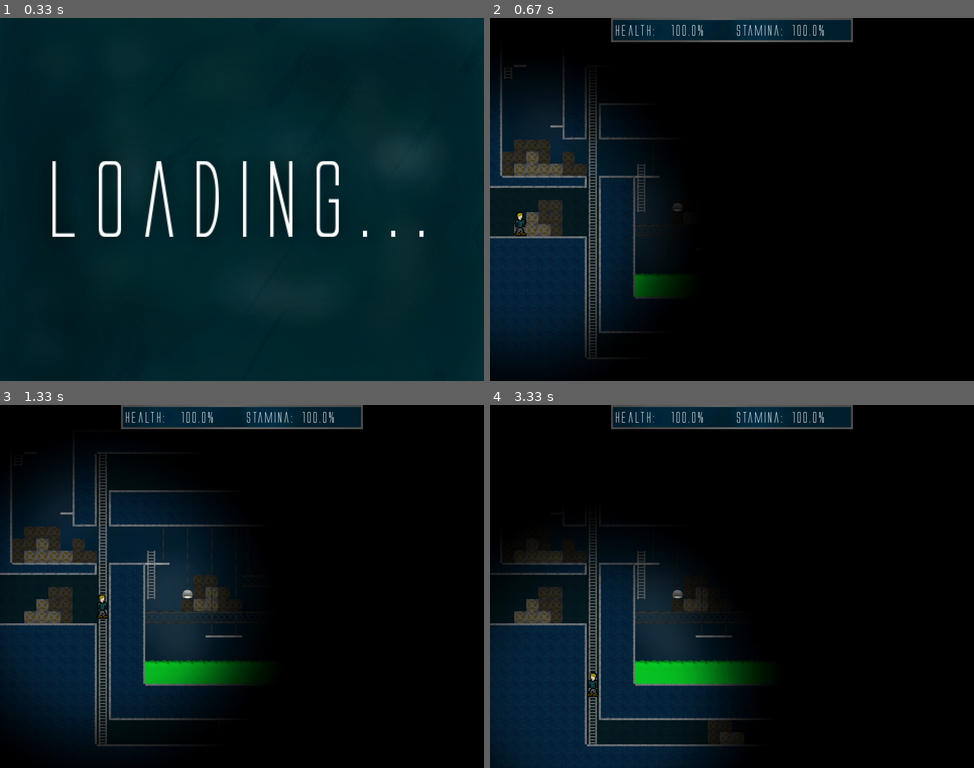
Above: before the commit, frames 1-4 (two rows, left to right).
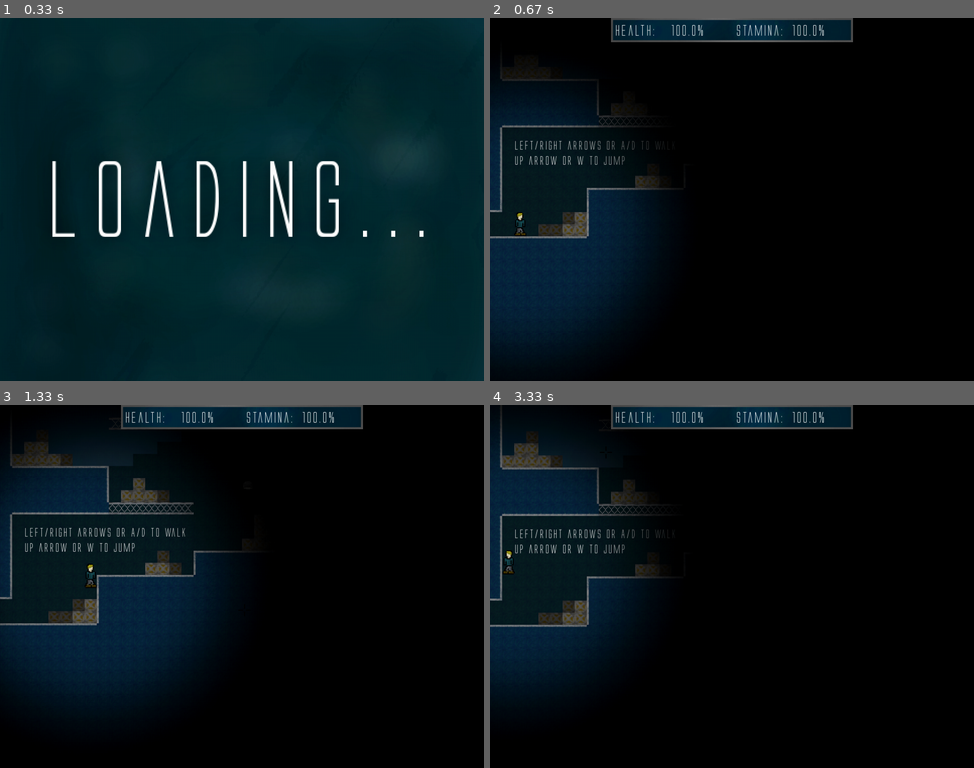
Above: after the commit, the same moments.

Repository: Sigton/stealth
Game: pygame game, started from source/main.py
The game is run twice, just before and just after one commit, with the same random seed, the same clock (stepped at 60 frames per second) and the same inputs.
Inputs (mouse positions are in pixels of both pictures, inside the frame that each line leads up to):
- Up to frame 1 (0.33 s): no input
- Up to frame 2 (0.67 s): click (732, 199) at 0.38 s
- Up to frame 3 (1.33 s): hold Right 0.67-1.13 s; move the mouse to (222, 601) at 0.7 s; hold Up from 1.17 s (still down); move the mouse to (242, 608) at 1.2 s
- Up to frame 4 (3.33 s): release Up at 1.47 s; hold Right 1.5-1.97 s; move the mouse to (780, 666) at 1.53 s; hold Left 2-2.53 s; move the mouse to (581, 669) at 2.03 s; hold Left 2.57-2.97 s; move the mouse to (911, 713) at 2.6 s; hold Up from 3 s (still down); move the mouse to (606, 452) at 3.03 s

Frame 1 is identical in both runs. In frame 2, 6.4% of the frame differs, in the area x 0-40%, y 14-94%; in frame 3, 12%; in frame 4, 26%, in the area x 0-56%, y 0-100%.

Commit message:
Fixed bug

Diff:
--- a/source/game.py
+++ b/source/game.py
@@ -44,25 +44,25 @@
         label.update_text("Loading Level 1...", 480, 500)
         label.draw(self.display)
         pygame.display.flip()
-        # self.level_list.append(level.Level01(self.player, True))
+        self.level_list.append(level.Level01(self.player, True))
 
         self.loading_screen.draw(self.display)
         label.update_text("Loading Level 2...", 480, 500)
         label.draw(self.display)
         pygame.display.flip()
-        # self.level_list.append(level.Level02(self.player, True))
+        self.level_list.append(level.Level02(self.player, True))
 
         self.loading_screen.draw(self.display)
         label.update_text("Loading Level 3...", 480, 500)
         label.draw(self.display)
         pygame.display.flip()
-        # self.level_list.append(level.Level03(self.player, True))
+        self.level_list.append(level.Level03(self.player, True))
 
         self.loading_screen.draw(self.display)
         label.update_text("Loading Level 4...", 480, 500)
         label.draw(self.display)
         pygame.display.flip()
-        # self.level_list.append(level.Level04(self.player, True))
+        self.level_list.append(level.Level04(self.player, True))
 
         self.loading_screen.draw(self.display)
         label.update_text("Loading Level 5...", 480, 500)
--- a/source/level.py
+++ b/source/level.py
@@ -379,16 +379,16 @@
         self.render(level_data)
 
         # Add the level text
-        text = text.LevelText("Left/right arrows or A/D to walk", 48, 960)
-        self.level_text.add(text)
-        text = text.LevelText("Up arrow or W to jump", 48, 990)
-        self.level_text.add(text)
-        text = text.LevelText("Don't fall!", 615, 600)
-        self.level_text.add(text)
-        text = text.LevelText("Nearly there...", 975, 600)
-        self.level_text.add(text)
-        text = text.LevelText("Down we go", 1750, 450)
-        self.level_text.add(text)
+        level_text = text.LevelText("Left/right arrows or A/D to walk", 48, 960)
+        self.level_text.add(level_text)
+        level_text = text.LevelText("Up arrow or W to jump", 48, 990)
+        self.level_text.add(level_text)
+        level_text = text.LevelText("Don't fall!", 615, 600)
+        self.level_text.add(level_text)
+        level_text = text.LevelText("Nearly there...", 975, 600)
+        self.level_text.add(level_text)
+        level_text = text.LevelText("Down we go", 1750, 450)
+        self.level_text.add(level_text)
 
         # Set start position
         self.start_x = 0
@@ -438,30 +438,30 @@
             door.set_keypad()
 
         # Add the level text
-        text = text.LevelText("Watch out for the acid!", 100, 1300)
-        self.level_text.add(text)
-        text = text.LevelText("Nice!", 850, 1150)
-        self.level_text.add(text)
-        text = text.LevelText("This is tricky,", 50, 860)
-        self.level_text.add(text)
-        text = text.LevelText("good luck!", 50, 885)
-        self.level_text.add(text)
-        text = text.LevelText("Almost there...", 100, 435)
-        self.level_text.add(text)
-        text = text.LevelText("Use space bar to hack the keypad.", 360, 50)
-        self.level_text.add(text)
-        text = text.LevelText("Once the keypad is hacked,", 360, 75)
-        self.level_text.add(text)
-        text = text.LevelText("the door will open.", 360, 100)
-        self.level_text.add(text)
-        text = text.LevelText("And again", 585, 270)
-        self.level_text.add(text)
-        text = text.LevelText("Jump!", 800, 370)
-        self.level_text.add(text)
-        text = text.LevelText("Congrats!", 1150, 700)
-        self.level_text.add(text)
-        text = text.LevelText("Choose your path", 1300, 625)
-        self.level_text.add(text)
+        level_text = text.LevelText("Watch out for the acid!", 100, 1300)
+        self.level_text.add(level_text)
+        level_text = text.LevelText("Nice!", 850, 1150)
+        self.level_text.add(level_text)
+        level_text = text.LevelText("This is tricky,", 50, 860)
+        self.level_text.add(level_text)
+        level_text = text.LevelText("good luck!", 50, 885)
+        self.level_text.add(level_text)
+        level_text = text.LevelText("Almost there...", 100, 435)
+        self.level_text.add(level_text)
+        level_text = text.LevelText("Use space bar to hack the keypad.", 360, 50)
+        self.level_text.add(level_text)
+        level_text = text.LevelText("Once the keypad is hacked,", 360, 75)
+        self.level_text.add(level_text)
+        level_text = text.LevelText("the door will open.", 360, 100)
+        self.level_text.add(level_text)
+        level_text = text.LevelText("And again", 585, 270)
+        self.level_text.add(level_text)
+        level_text = text.LevelText("Jump!", 800, 370)
+        self.level_text.add(level_text)
+        level_text = text.LevelText("Congrats!", 1150, 700)
+        self.level_text.add(level_text)
+        level_text = text.LevelText("Choose your path", 1300, 625)
+        self.level_text.add(level_text)
 
         # Set start position
         self.start_x = 0
@@ -504,42 +504,42 @@
             door.set_keypad()
 
         # Add the level text
-        text = text.LevelText("Watch out for the guards!", 110, 1075)
-        self.level_text.add(text)
-        text = text.LevelText("They're searching with torches,", 110, 1100)
-        self.level_text.add(text)
-        text = text.LevelText("Make sure they don't catch you!", 110, 1125)
-        self.level_text.add(text)
-        text = text.LevelText("Try to find a way to get past the guard.", 110, 1150)
-        self.level_text.add(text)
-        text = text.LevelText("Press the jump key", 700, 1300)
-        self.level_text.add(text)
-        text = text.LevelText("to climb ladders!", 700, 1325)
-        self.level_text.add(text)
-        text = text.LevelText("Here's another guard.", 500, 900)
-        self.level_text.add(text)
-        text = text.LevelText("Let go to slide down ladders.", 800, 800)
-        self.level_text.add(text)
-        text = text.LevelText("These are tricky jumps!", 1120, 1355)
-        self.level_text.add(text)
-        text = text.LevelText("Press your crouch key", 1635, 1060)
-        self.level_text.add(text)
-        text = text.LevelText("to slide through", 1635, 1085)
-        self.level_text.add(text)
-        text = text.LevelText("tight spaces.", 1635, 1110)
-        self.level_text.add(text)
-        text = text.LevelText("Jump onto", 1200, 875)
-        self.level_text.add(text)
-        text = text.LevelText("the ladders.", 1200, 900)
-        self.level_text.add(text)
-        text = text.LevelText("You can also crouch", 920, 350)
-        self.level_text.add(text)
-        text = text.LevelText("under torches!", 920, 375)
-        self.level_text.add(text)
-        text = text.LevelText("Good job!", 200, 200)
-        self.level_text.add(text)
-        text = text.LevelText("Watch out here...", 1275, 425)
-        self.level_text.add(text)
+        level_text = text.LevelText("Watch out for the guards!", 110, 1075)
+        self.level_text.add(level_text)
+        level_text = text.LevelText("They're searching with torches,", 110, 1100)
+        self.level_text.add(level_text)
+        level_text = text.LevelText("Make sure they don't catch you!", 110, 1125)
+        self.level_text.add(level_text)
+        level_text = text.LevelText("Try to find a way to get past the guard.", 110, 1150)
+        self.level_text.add(level_text)
+        level_text = text.LevelText("Press the jump key", 700, 1300)
+        self.level_text.add(level_text)
+        level_text = text.LevelText("to climb ladders!", 700, 1325)
+        self.level_text.add(level_text)
+        level_text = text.LevelText("Here's another guard.", 500, 900)
+        self.level_text.add(level_text)
+        level_text = text.LevelText("Let go to slide down ladders.", 800, 800)
+        self.level_text.add(level_text)
+        level_text = text.LevelText("These are tricky jumps!", 1120, 1355)
+        self.level_text.add(level_text)
+        level_text = text.LevelText("Press your crouch key", 1635, 1060)
+        self.level_text.add(level_text)
+        level_text = text.LevelText("to slide through", 1635, 1085)
+        self.level_text.add(level_text)
+        level_text = text.LevelText("tight spaces.", 1635, 1110)
+        self.level_text.add(level_text)
+        level_text = text.LevelText("Jump onto", 1200, 875)
+        self.level_text.add(level_text)
+        level_text = text.LevelText("the ladders.", 1200, 900)
+        self.level_text.add(level_text)
+        level_text = text.LevelText("You can also crouch", 920, 350)
+        self.level_text.add(level_text)
+        level_text = text.LevelText("under torches!", 920, 375)
+        self.level_text.add(level_text)
+        level_text = text.LevelText("Good job!", 200, 200)
+        self.level_text.add(level_text)
+        level_text = text.LevelText("Watch out here...", 1275, 425)
+        self.level_text.add(level_text)
 
         # Set start position
         self.start_x = 0
@@ -586,20 +586,20 @@
             door.set_keypad()
 
         # Add the level text
-        text = text.LevelText("Up we go!", 80, 1060)
-        self.level_text.add(text)
-        text = text.LevelText("Crawl through ventilation shafts", 144, 90)
-        self.level_text.add(text)
-        text = text.LevelText("Doors aren't", 664, 130)
-        self.level_text.add(text)
-        text = text.LevelText("always vertical", 664, 155)
-        self.level_text.add(text)
-        text = text.LevelText("Slide through here!", 588, 476)
-        self.level_text.add(text)
-        text = text.LevelText("You'll need to hang about on these ladders.", 1200, 1350)
-        self.level_text.add(text)
-        text = text.LevelText("Here's some complex jumps", 1500, 700)
-        self.level_text.add(text)
+        level_text = text.LevelText("Up we go!", 80, 1060)
+        self.level_text.add(level_text)
+        level_text = text.LevelText("Crawl through ventilation shafts", 144, 90)
+        self.level_text.add(level_text)
+        level_text = text.LevelText("Doors aren't", 664, 130)
+        self.level_text.add(level_text)
+        level_text = text.LevelText("always vertical", 664, 155)
+        self.level_text.add(level_text)
+        level_text = text.LevelText("Slide through here!", 588, 476)
+        self.level_text.add(level_text)
+        level_text = text.LevelText("You'll need to hang about on these ladders.", 1200, 1350)
+        self.level_text.add(level_text)
+        level_text = text.LevelText("Here's some complex jumps", 1500, 700)
+        self.level_text.add(level_text)
 
         # Set the start position
         self.start_x = 0
